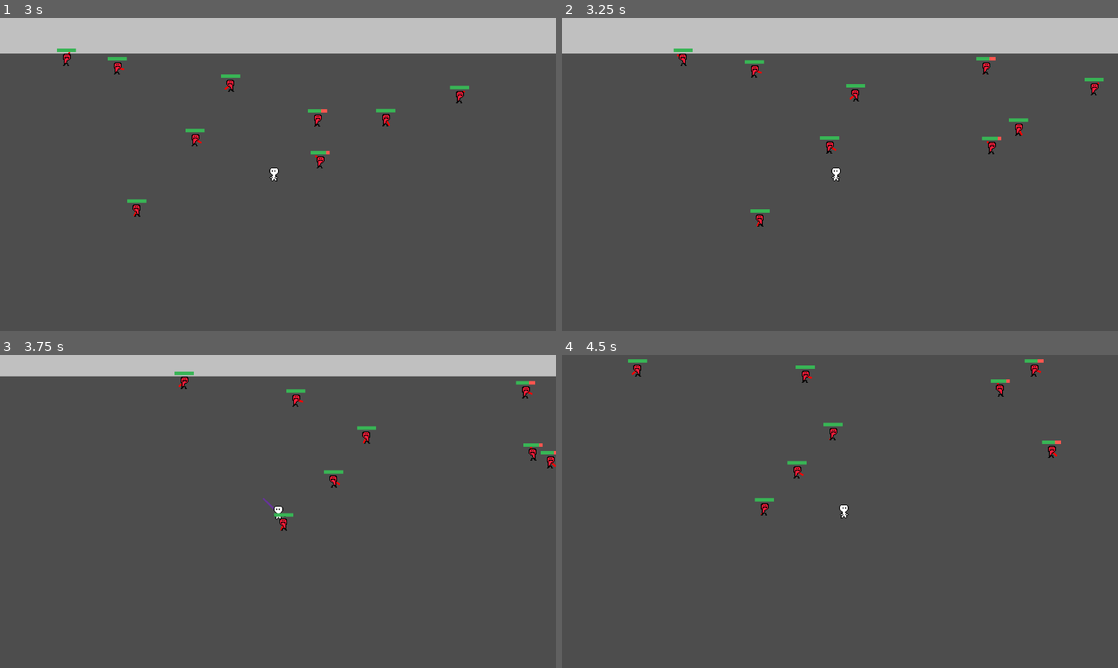
Above: before the commit, frames 1-4 (two rows, left to right).
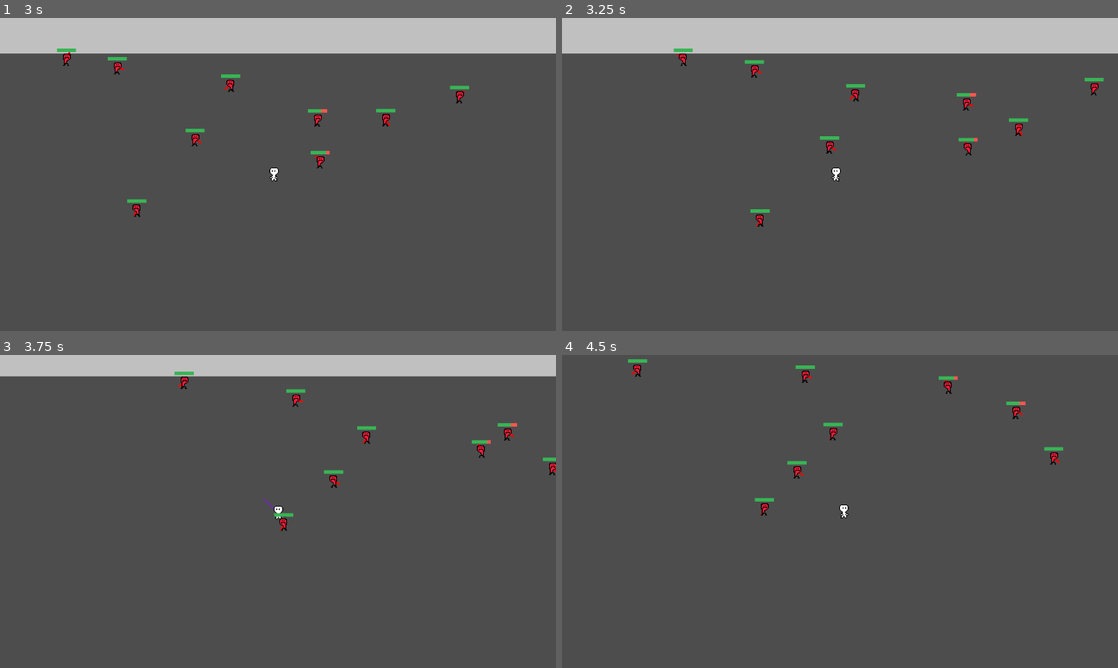
Above: after the commit, the same moments.

Repository: jelmersnippe/punching-game
Game: Godot game, scene res://main.tscn
Two runs of this game, one before a commit and one after it. Both use one fixed random seed, a clock stepped at 60 frames per second and the inputs below.
Inputs (mouse positions are in pixels of both pictures, inside the frame that each line leads up to):
- Up to frame 1 (3 s): tap Enter at 0.5 s; move the mouse to (250, 237) at 0.52 s; press the mouse at (250, 237) at 0.53 s; hold W (move_up) 0.53-2.03 s; move the mouse to (444, 221) at 1.27 s; release the mouse at (444, 221) at 1.28 s; click (444, 221) at 1.35 s; move the mouse to (111, 127) at 2.02 s; press the mouse at (111, 127) at 2.03 s; hold A (move_left) from 2.03 s (still down); move the mouse to (305, 174) at 2.77 s; release the mouse at (305, 174) at 2.78 s; click (305, 174) at 2.85 s
- Up to frame 2 (3.25 s): keep holding A (move_left)
- Up to frame 3 (3.75 s): move the mouse to (194, 433) at 3.52 s; release A (move_left) at 3.53 s; press the mouse at (194, 433) at 3.53 s; hold S (move_down) from 3.53 s (still down)
- Up to frame 4 (4.5 s): move the mouse to (962, 495) at 4.27 s; release S (move_down) at 4.28 s; release the mouse at (962, 495) at 4.28 s; hold D (move_right) from 4.28 s (still down); click (962, 495) at 4.35 s

Frame 1 is identical in both runs. In frame 2, 0.3% of the frame differs, in the area x 71-79%, y 12-44%; in frame 3, 0.5%; in frame 4, 0.5%, in the area x 67-91%, y 1-36%.

Commit message:
Move knocked to state behavior

Diff:
--- a/enemy.gd
+++ b/enemy.gd
@@ -16,16 +16,14 @@
 		current_health = value
 		$Healthbar.value = current_health
 
-var knocked = false
-
 var knocked_grace_time = 0.1
-
 var remaining_knocked_grace_time = 0
 
 var current_state: State = State.WANDERING
 enum State {
 	WANDERING,
-	FOLLOWING
+	FOLLOWING,
+	KNOCKED
 }
 
 var target: Node2D = null
@@ -42,36 +40,35 @@
 func _process(delta):
 	if velocity.x > 0:
 		$Sprite2D.flip_h = false
-
 	elif velocity.x < 0:
 		$Sprite2D.flip_h = true
 
-	if knocked:
-		$RayCast2D.target_position = velocity * delta * 2
-
-		if $RayCast2D.is_colliding():
-			velocity = velocity.bounce($RayCast2D.get_collision_normal())
-			velocity /= 3
-
-		remaining_knocked_grace_time -= delta
-		var prev_velocity = velocity
-		velocity -= velocity.normalized() * knockback_recovery_speed
-
-		if sign(prev_velocity) != sign(velocity):
-			knocked = false
-			wander_target = position
-			velocity = Vector2.ZERO
-	else:
-		match current_state:
-			State.WANDERING:
-				_wander_behavior(delta)
-			State.FOLLOWING:
-				_follow_behavior()
+	match current_state:
+		State.KNOCKED:
+			_knocked_behavior(delta)
+		State.WANDERING:
+			_wander_behavior(delta)
+		State.FOLLOWING:
+			_follow_behavior()
 
 	move_and_slide()
 
 func _draw():
 	draw_line(Vector2(0, 0), $RayCast2D.target_position, Color.RED, 2)
+
+func _knocked_behavior(delta):
+	$RayCast2D.target_position = velocity * delta * 2
+
+	if $RayCast2D.is_colliding():
+		velocity = velocity.bounce($RayCast2D.get_collision_normal())
+		velocity /= 3
+
+	remaining_knocked_grace_time -= delta
+	velocity -= velocity.normalized() * knockback_recovery_speed
+
+	if velocity.distance_to(Vector2.ZERO) < 2:
+		wander_target = position
+		current_state = State.WANDERING
 
 var wander_target: Vector2
 func _wander_behavior(delta):
@@ -103,11 +100,11 @@
 	velocity = direction * speed
 
 func knockback(normalized_impact_direction: Vector2, force: float):
-	if knocked:
+	if current_state == State.KNOCKED:
 		return
 
 	remaining_knocked_grace_time = knocked_grace_time
-	knocked = true
+	current_state = State.KNOCKED
 	velocity = normalized_impact_direction * force
 	print(get_name() + " knocked with velocity " + str(velocity))
 
@@ -118,7 +115,7 @@
 		queue_free()
 
 func _on_hitbox_area_entered(area):
-	if not knocked:
+	if current_state != State.KNOCKED:
 		return
 
 	var parent = area.get_parent()
